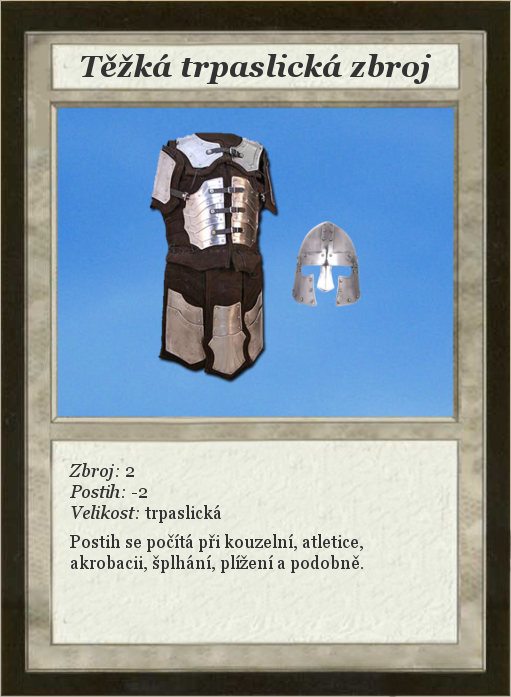
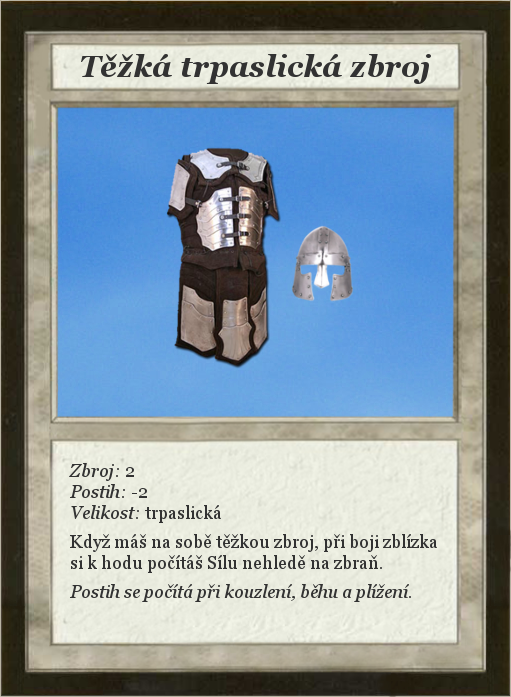
Comparing the layer stacks of the two (511, 697) images. Changes:
painted on "Zbroj: 2 ..." over [70, 534, 437, 602]
painted on "halanor_helmet.jpg" over [290, 220, 362, 308]
painted on "Brigandine.png" over [149, 132, 282, 384]
